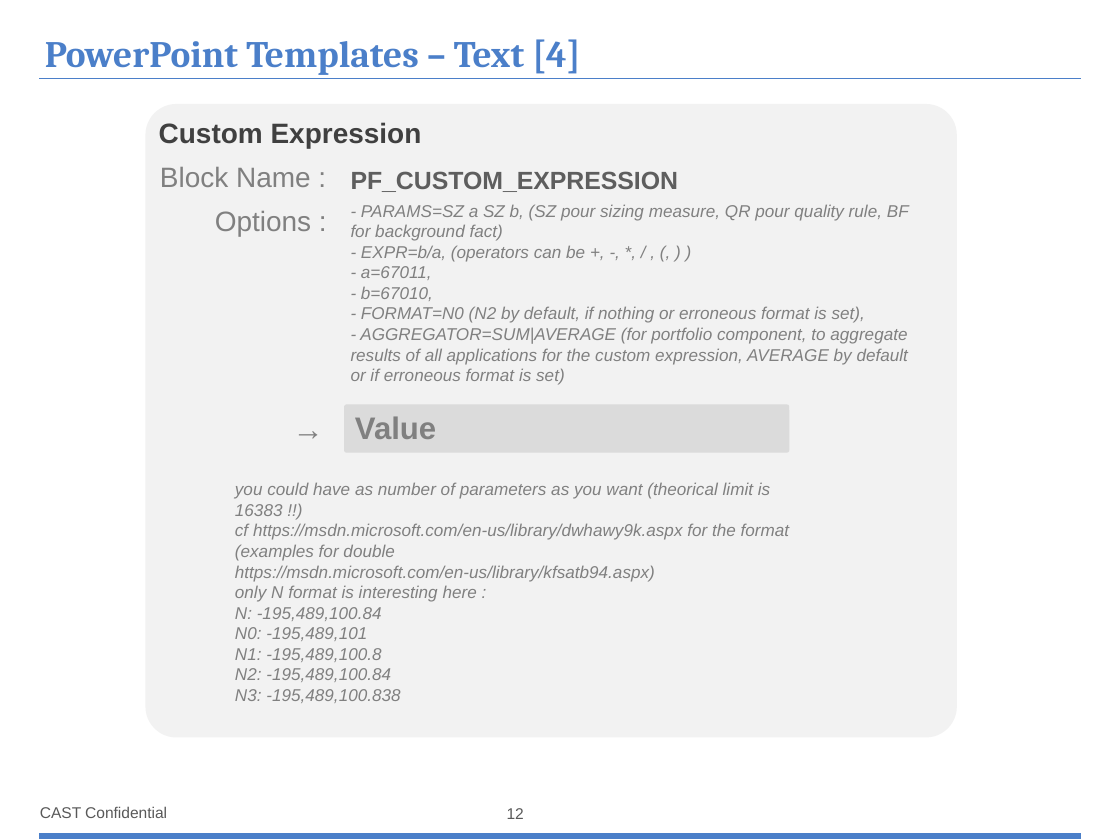
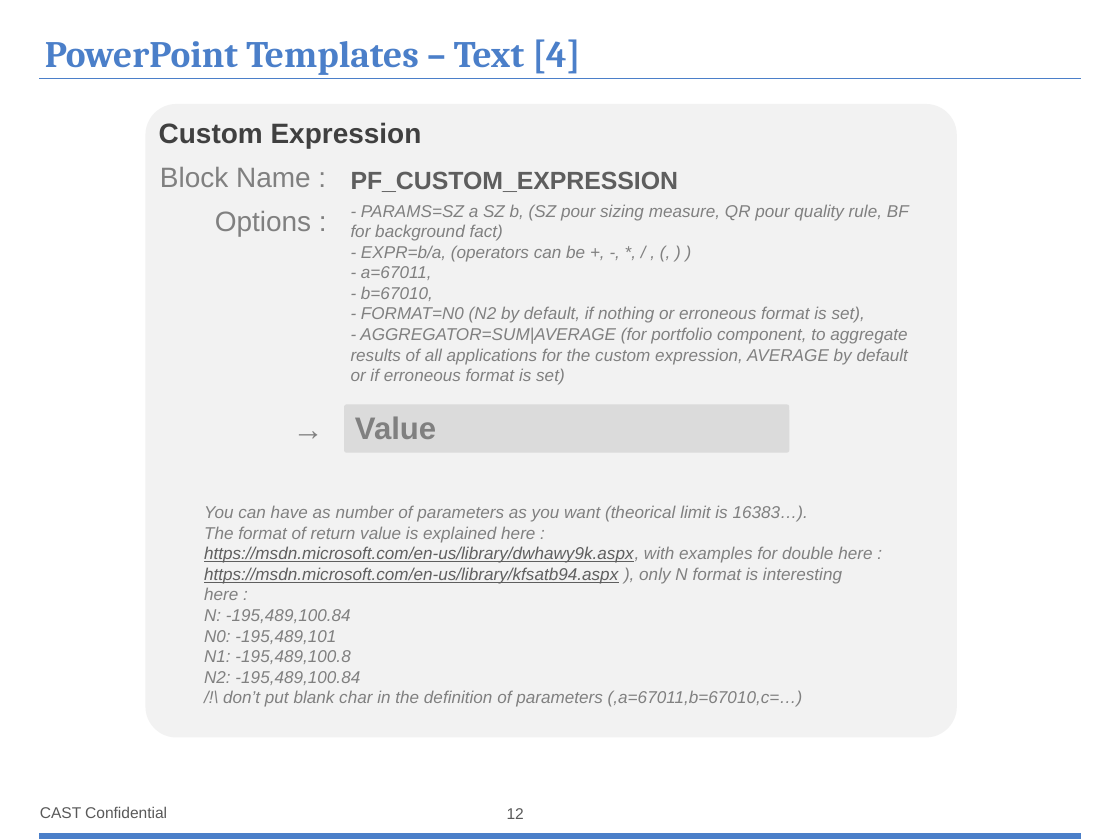
Before and after one commit to CAST-projects/ReportGenerator, a slide deck: slide 12 of CastReporting.Reporting/PortfolioTemplatesFiles/1- Portfolio-Powerpoint-components-library.pptx. Drawn at 1120x840 pixels with LibreOffice and Linux fonts; fonts in the diff are those of the drawing; background and template pictures are left out. Boxes give left, top, right and bottom in pixels: in the first picture for what was removed or moved away, otherwise in the second. Text is boxed around its words. In the diff, an @@ line names an element or a change of style, - is before the commit and + after.

Commit message:
REPORTGEN-40 : fix templates issues

```diff
--- a/CastReporting.Reporting/PortfolioTemplatesFiles/1- Portfolio-Powerpoint-components-library.pptx
+++ b/CastReporting.Reporting/PortfolioTemplatesFiles/1- Portfolio-Powerpoint-components-library.pptx
@@ text "You can have as number ...": place and size @@
-text "You can have as number ..." at <box>235,482,790,703</box>
+text "You can have as number ..." at <box>204,505,872,707</box>
@@ text at <box>204,505,872,600</box>: text changed @@
-you could have as number of parameters as you want (theorical limit is 16383 !!)
-cf https://msdn.microsoft.com/en-us/library/dwhawy9k.aspx for the format
-(examples for double https://msdn.microsoft.com/en-us/library/kfsatb94.aspx)
-only N format is interesting here :
+You can have as number of parameters as you want (theorical limit is 16383…).
+The format of return value is explained here : https://msdn.microsoft.com/en-us/library/dwhawy9k.aspx, with examples for double here : https://msdn.microsoft.com/en-us/library/kfsatb94.aspx ), only N format is interesting here :
@@ text at <box>223,690,803,707</box>: text changed @@
-N3: -195,489,100.838
+/!\ don’t put blank char in the definition of parameters (,a=67011,b=67010,c=…)
```
Also in this commit, not shown: 4 other files.
